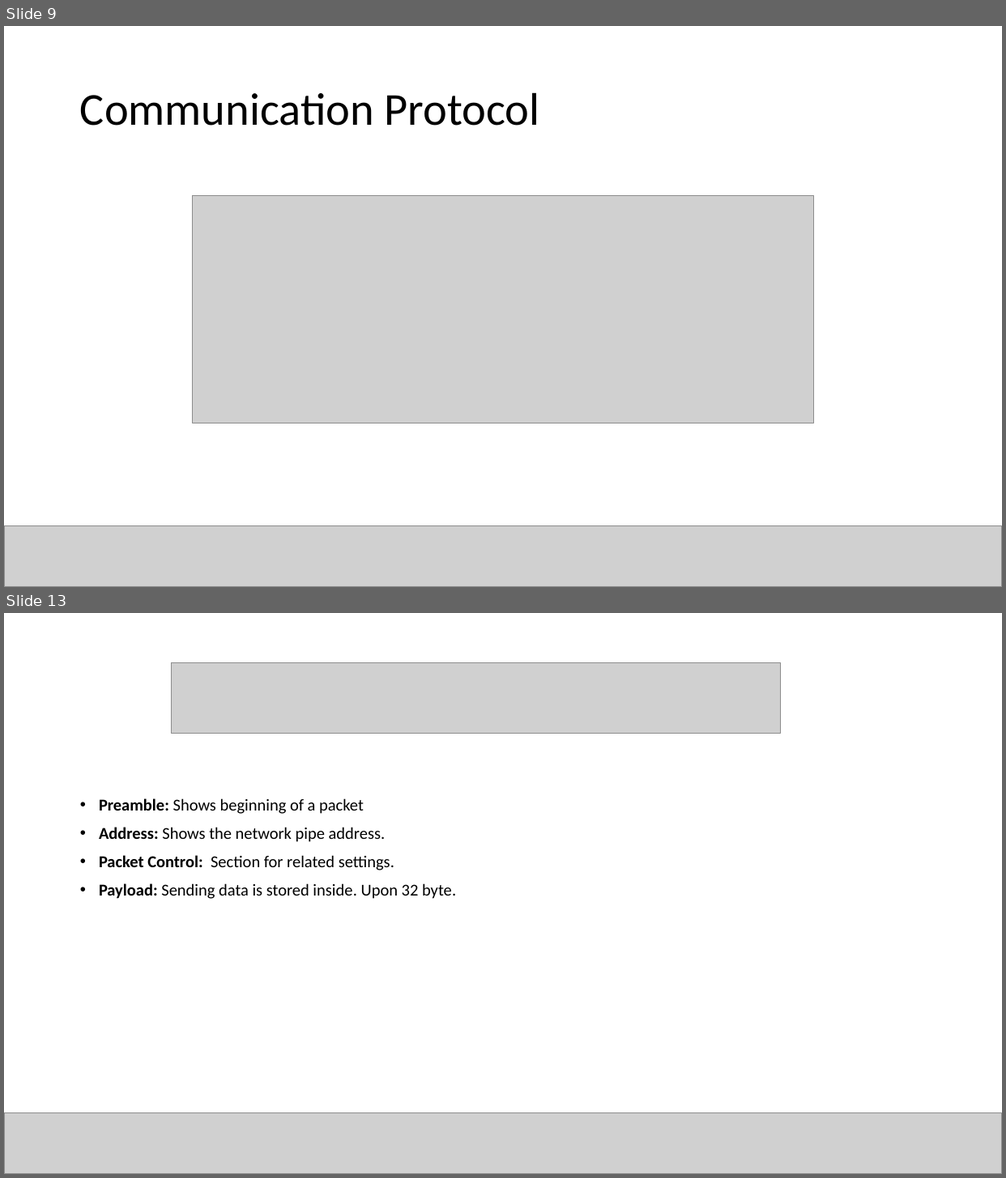
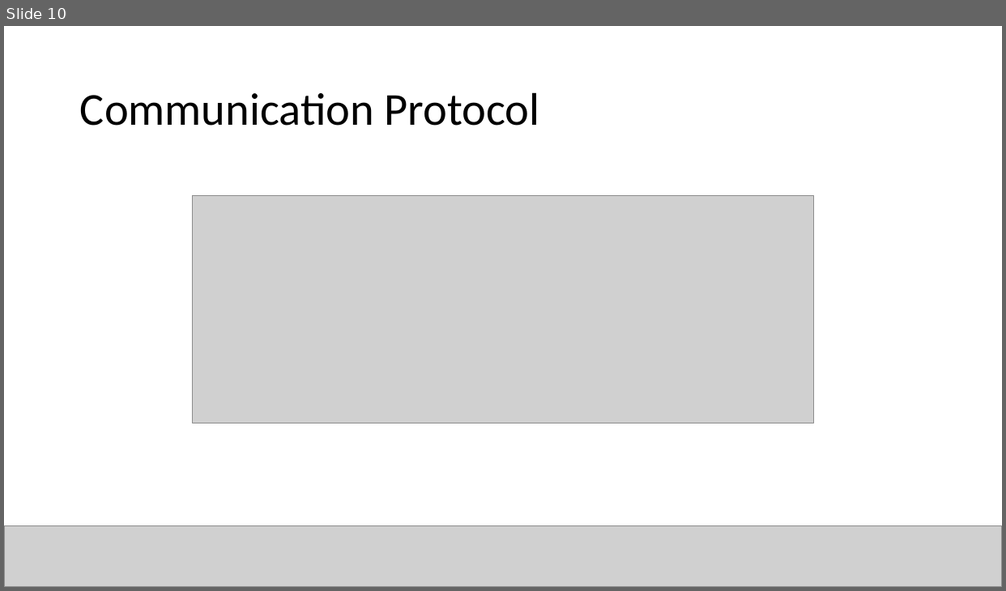
Before and after one commit to canerpotur/TROY-TECH, a slide deck: Troy Tech - Presentation/TROY - Kağan.pptx. Shown one above the other, each under a label of ours: slides 9 and 13 before the commit, slide 10 after it; the slides between them are not shown. The pictures are 1006x1178 and 1006x591 pixels, drawn with LibreOffice and Linux fonts; fonts in the diff are those of the drawing; grey boxes stand for pictures. Boxes give left, top, right and bottom in pixels: in the first picture for what was removed or moved away, otherwise in the second. Text is boxed around its words. In the diff, an @@ line names an element or a change of style, - is before the commit and + after.

```diff
--- a/Troy Tech - Presentation/TROY - Kağan.pptx
+++ b/Troy Tech - Presentation/TROY - Kağan.pptx
@@ slide 13 removed at box(4, 613, 1002, 1174), background #FFFFFF @@
@@ picture removed at box(172, 663, 781, 734) @@
@@ text removed at box(99, 798, 456, 899) @@
-• Preamble: Shows beginning of a packet
-• Address: Shows the network pipe address.
-• Packet Control: Section for related settings.
-• Payload: Sending data is stored inside. Upon 32 byte.
@@ picture removed at box(4, 1114, 1002, 1174) @@
@@ what was slide 9 is now slide 10 @@
```
Also in this commit, not shown: 5 slides changed, 3 slides added, 5 other slides removed.
